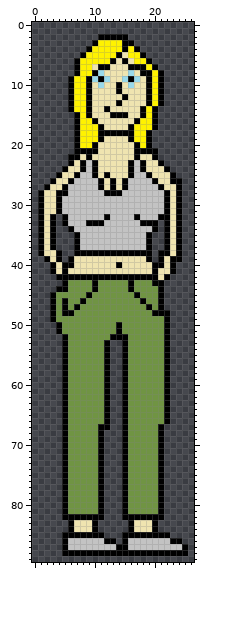
Sprite sheet, stored at Base/Images/PlayerSprites/RachelRight_idle.png. The first picture shows the starting point.
The file is 27x90 pixels. Pixels under 10% opacity are left out.
Now the later version:
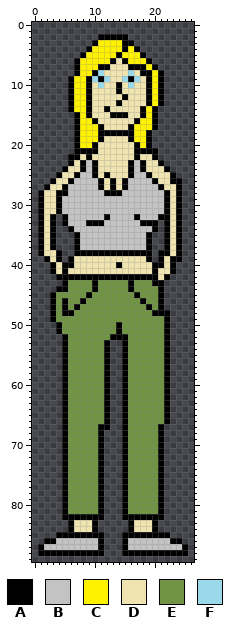
Palette (. is transparent): A #000000  B #c3c3c3  C #fff200  D #efe4b0  E #709443  F #99d9ea
The edit:
@@ x 8..18 @@
  4 .ACCCCCACA.
- 5 ACCCCCADCCA
- 6 CCCCCADADCC
- 7 CCDAADDDAAA
+ 5 ACCCCCACCCA
+ 6 CCCCCADACCC
+ 7 CCCAADDDAAA
  8 CCAFDDDDFDA
@@ x 0..16 @@
 84 ......ADDDA.....A
-85 .....AAAAAAA...AA
-86 .....ABBBBBBAA.AB
-87 .....ABBBBBBBBAAB
-88 .....AAAAAAAAAAAA
+85 ....AAAAAAAA...AA
+86 ..AABBBBBBBA...AB
+87 .ABBBBBBBBBA...AB
+88 .AAAAAAAAAAA...AA
 89 .................
